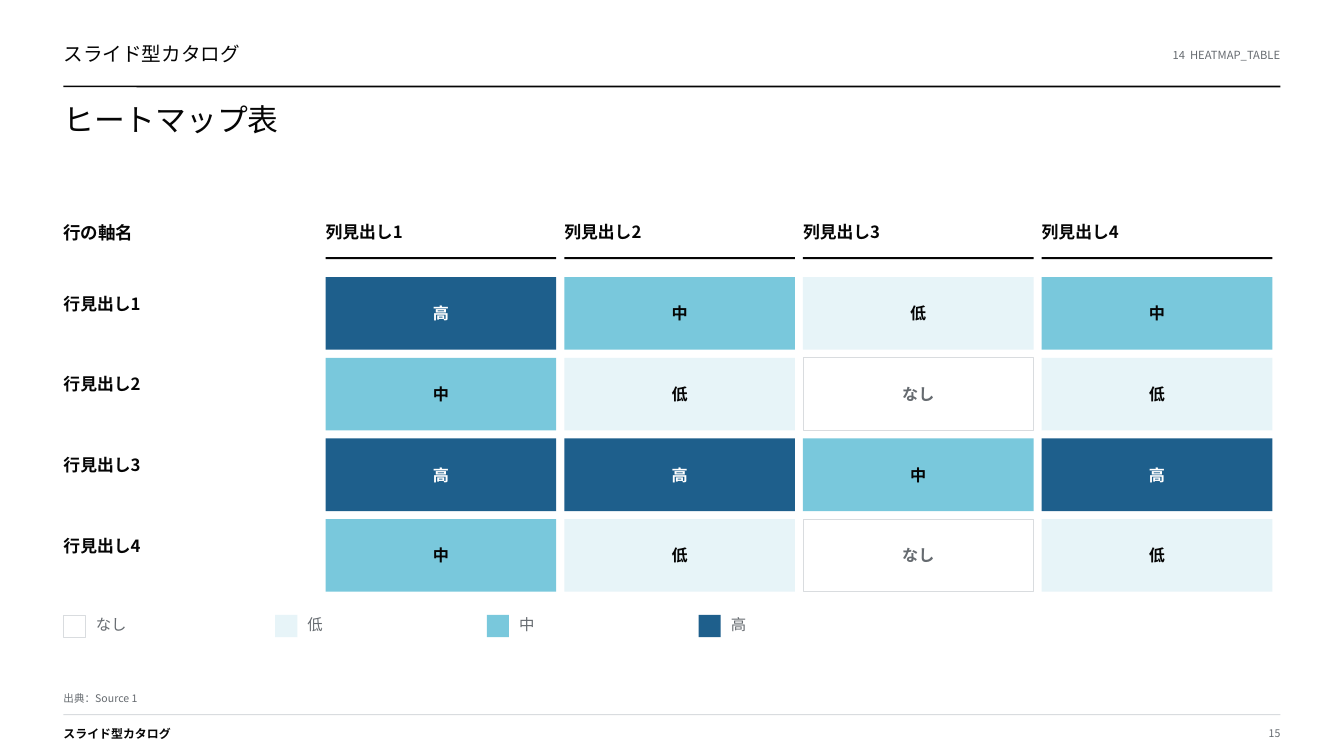
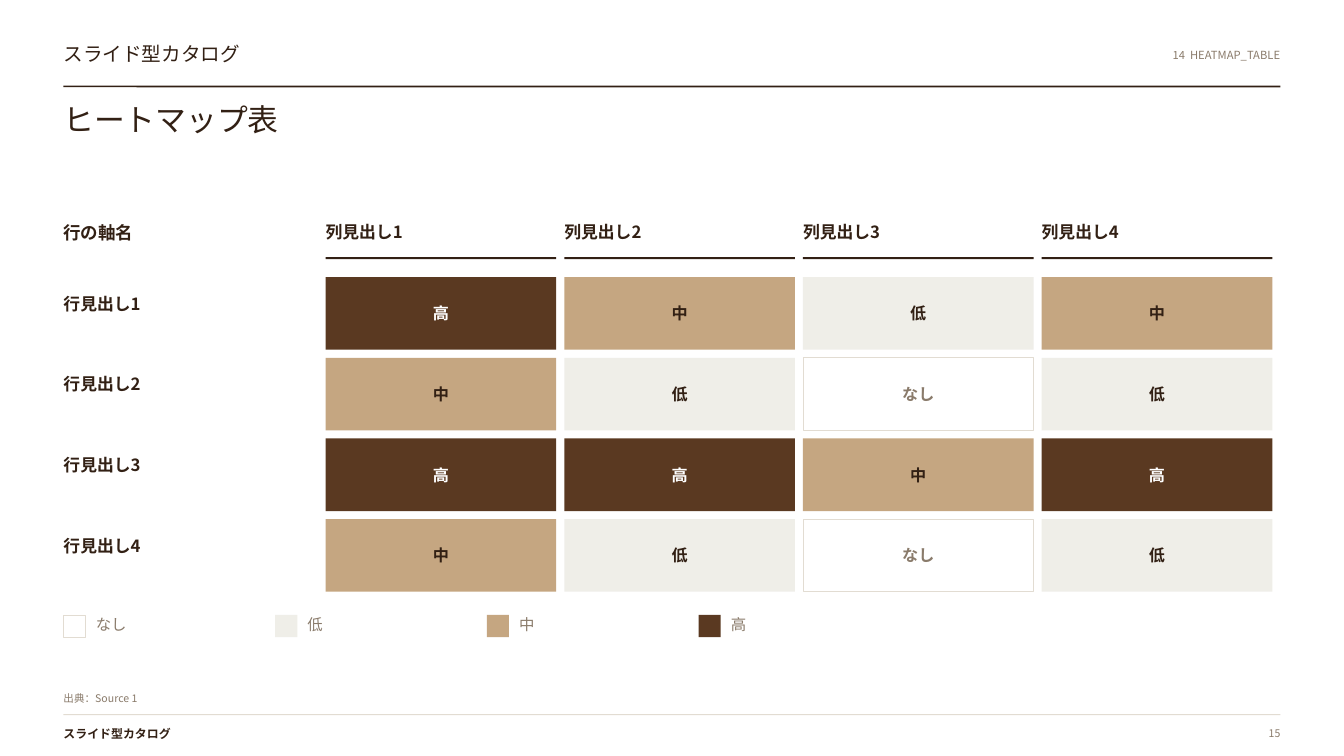
Before and after one commit to gozen3ji/consulting-pptx-skill, a slide deck: slide 15 of assets/SuperTemplate_36type.pptx. Drawn at 1344x756 pixels with LibreOffice and Linux fonts; fonts in the diff are those of the drawing. Boxes give left, top, right and bottom in pixels: in the first picture for what was removed or moved away, otherwise in the second. Text is boxed around its words. In the diff, an @@ line names an element or a change of style, - is before the commit and + after.

```diff
--- a/assets/SuperTemplate_36type.pptx
+++ b/assets/SuperTemplate_36type.pptx
@@ line (64, 87) - (1280, 87): stroke #050505 1.1 pt to #322014 1.1 pt @@
@@ line (326, 258) - (557, 258): stroke #050505 1.4 pt to #322014 1.4 pt @@
@@ line (565, 258) - (796, 258): stroke #050505 1.4 pt to #322014 1.4 pt @@
@@ line (804, 258) - (1033, 258): stroke #050505 1.4 pt to #322014 1.4 pt @@
@@ line (1042, 258) - (1272, 258): stroke #050505 1.4 pt to #322014 1.4 pt @@
@@ rectangle at <box>804,358,1034,431</box>: outline #D9DCDF 0.5 pt to #E2DCD2 0.5 pt @@
@@ rectangle at <box>804,519,1034,592</box>: outline #D9DCDF 0.5 pt to #E2DCD2 0.5 pt @@
@@ text colour #050505 to #322014 in 22 elements at <box>63,44,240,63</box>, <box>63,105,278,133</box>, <box>63,728,170,739</box>, <box>63,224,133,241</box>, <box>326,223,403,240</box>, <box>564,223,641,240</box>, <box>803,223,880,240</box>, <box>1042,223,1119,240</box>, <box>63,295,140,312</box>, <box>672,305,688,321</box>, <box>910,305,926,321</box>, <box>1149,305,1165,321</box>, <box>63,375,140,392</box>, <box>433,386,449,402</box>, <box>672,386,688,402</box>, <box>1149,386,1165,402</box>, <box>63,456,140,473</box>, <box>910,467,926,483</box>, <box>63,537,140,554</box>, <box>433,547,449,563</box>, <box>672,547,688,563</box>, <box>1149,547,1165,563</box> @@
@@ fill #E7F4F8 to #EFEEE8 in 6 elements at <box>804,277,1034,350</box>, <box>565,358,796,431</box>, <box>1042,358,1272,431</box>, <box>565,519,796,592</box>, <box>1042,519,1272,592</box>, <box>275,615,297,637</box> @@
@@ fill #79C8DC to #C5A681 in 6 elements at <box>565,277,796,350</box>, <box>1042,277,1272,350</box>, <box>326,358,557,431</box>, <box>804,439,1034,511</box>, <box>326,519,557,592</box>, <box>487,615,509,637</box> @@
@@ fill #1E5F8C to #5A3921 in 5 elements at <box>326,277,557,350</box>, <box>326,439,557,511</box>, <box>565,439,796,511</box>, <box>1042,439,1272,511</box>, <box>699,615,721,637</box> @@
@@ text colour #666B70 to #8A7B6B in 9 elements at <box>1173,51,1280,61</box>, <box>63,693,138,703</box>, <box>1269,729,1281,737</box>, <box>902,387,934,401</box>, <box>902,548,934,562</box>, <box>96,618,127,631</box>, <box>307,617,322,631</box>, <box>519,617,534,631</box>, <box>731,617,746,631</box> @@
```
Also in this commit, not shown: 35 other slides changed, 11 other files.
